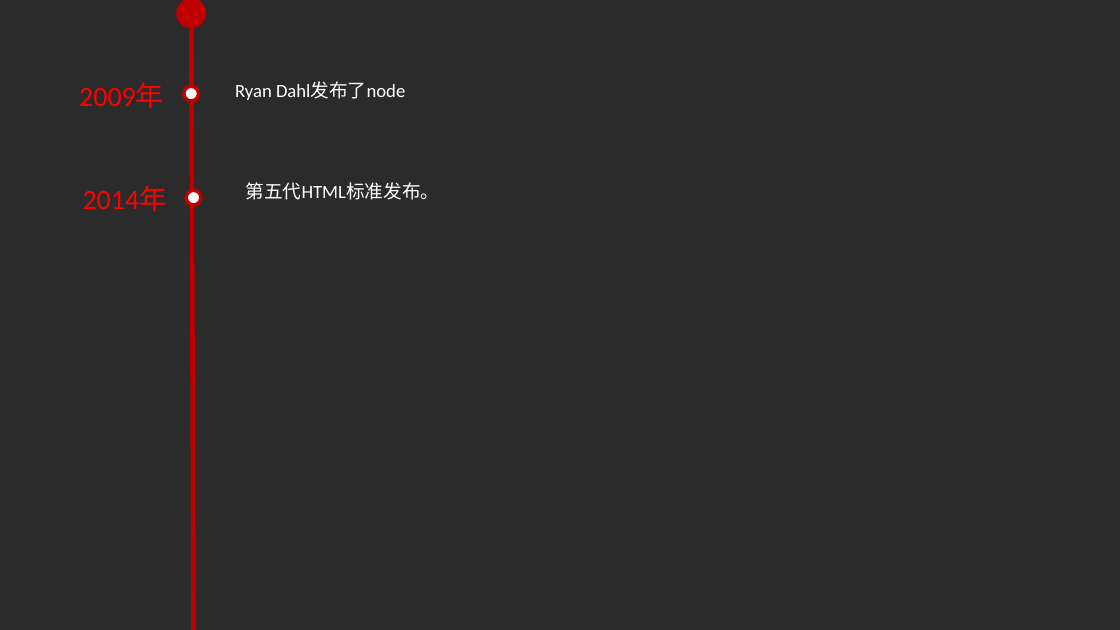
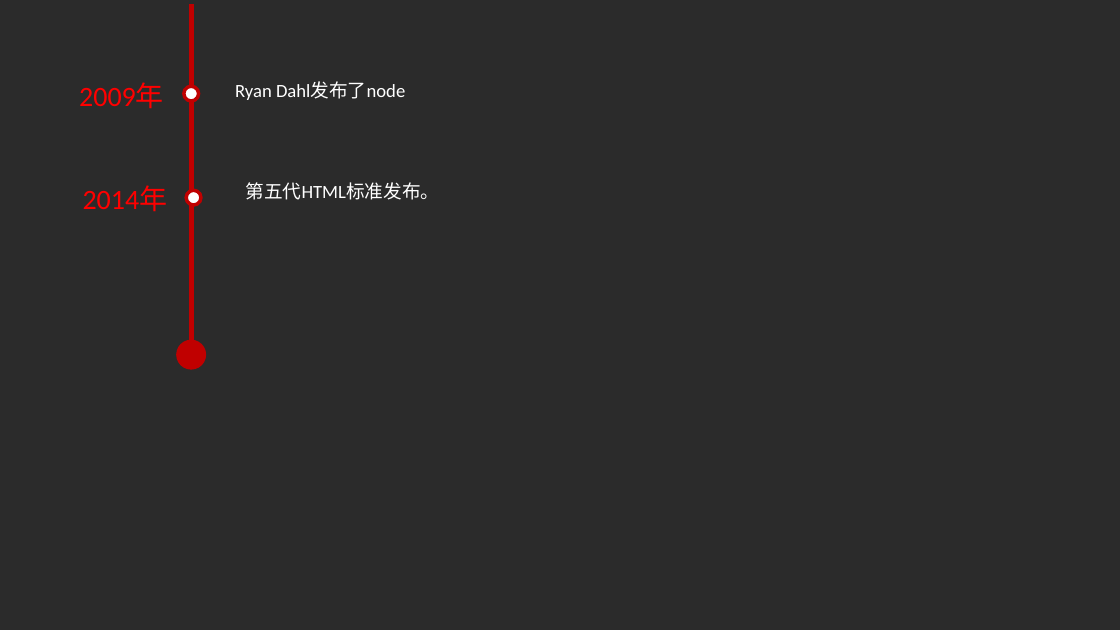
Before and after one commit to luke93h/git-blog, a slide deck: slide 23 of src/大前端简介.pptx. Drawn at 1120x630 pixels with LibreOffice and Linux fonts; fonts in the diff are those of the drawing; background and template pictures are left out; a plain dark background stands for a picture behind light text. Boxes give left, top, right and bottom in pixels: in the first picture for what was removed or moved away, otherwise in the second. Text is boxed around its words. In the diff, an @@ line names an element or a change of style, - is before the commit and + after.

```diff
--- a/src/大前端简介.pptx
+++ b/src/大前端简介.pptx
@@ line moved from (192, 4) - (194, 629) to (192, 4) - (192, 342) @@
@@ ellipse: place and size @@
-ellipse at (178, 0, 205, 27)
+ellipse at (178, 342, 205, 368)
```
Also in this commit, not shown: 4 other slides changed, 1 other file.
